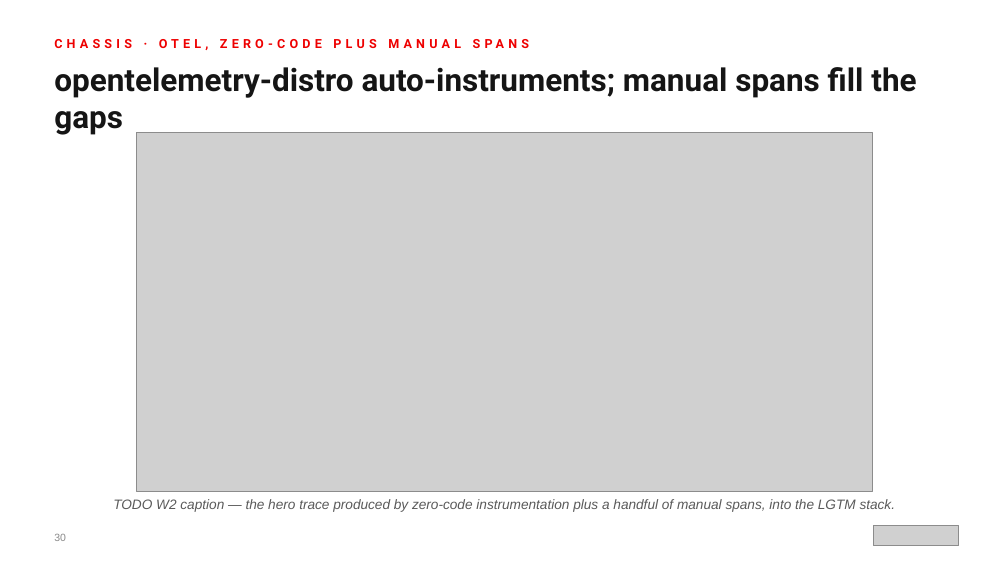
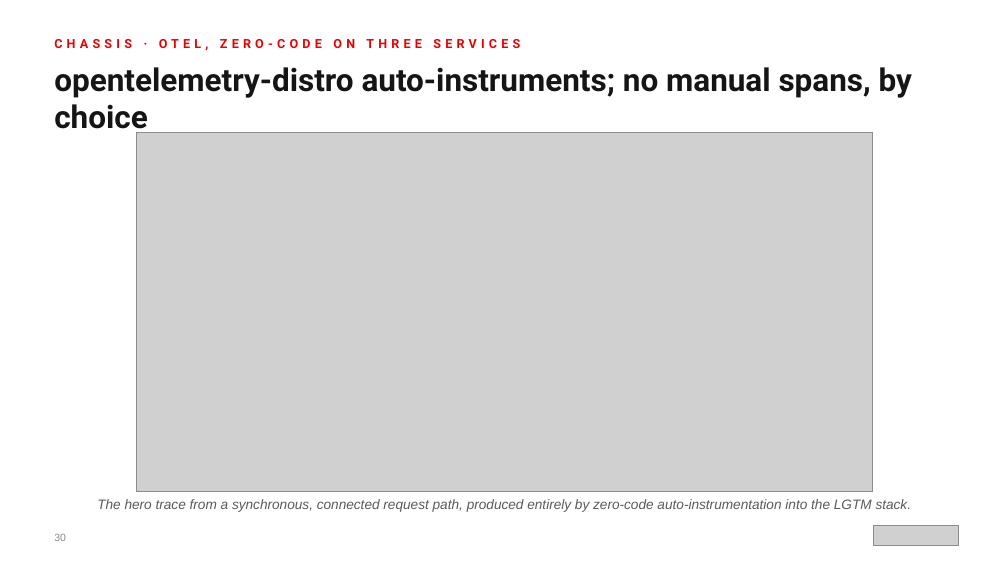
Before and after one commit to patterncatalyst/modernizing-enterprise-applications-python, a slide deck: slide 30 of presentation/modernizing-201-fastapi/Modernizing-201-FastAPI-r1.0.pptx. Drawn at 1008x567 pixels with LibreOffice and Linux fonts; fonts in the diff are those of the drawing; grey boxes stand for pictures. Boxes give left, top, right and bottom in pixels: in the first picture for what was removed or moved away, otherwise in the second. Text is boxed around its words. In the diff, an @@ line names an element or a change of style, - is before the commit and + after.

```diff
--- a/presentation/modernizing-201-fastapi/Modernizing-201-FastAPI-r1.0.pptx
+++ b/presentation/modernizing-201-fastapi/Modernizing-201-FastAPI-r1.0.pptx
@@ text at [54, 39, 520, 50]: text changed @@
-CHASSIS · OTEL, ZERO-CODE PLUS MANUAL SPANS
+CHASSIS · OTEL, ZERO-CODE ON THREE SERVICES
@@ text at [54, 67, 912, 136]: text changed @@
-opentelemetry-distro auto-instruments; manual spans fill the gaps
+opentelemetry-distro auto-instruments; no manual spans, by choice
@@ text at [97, 499, 912, 512]: text changed @@
-TODO W2 caption — the hero trace produced by zero-code instrumentation plus a handful of manual spans, into the LGTM stack.
+The hero trace from a synchronous, connected request path, produced entirely by zero-code auto-instrumentation into the LGTM stack.
```
Also in this commit, not shown: 34 other slides changed, 1 other file.
